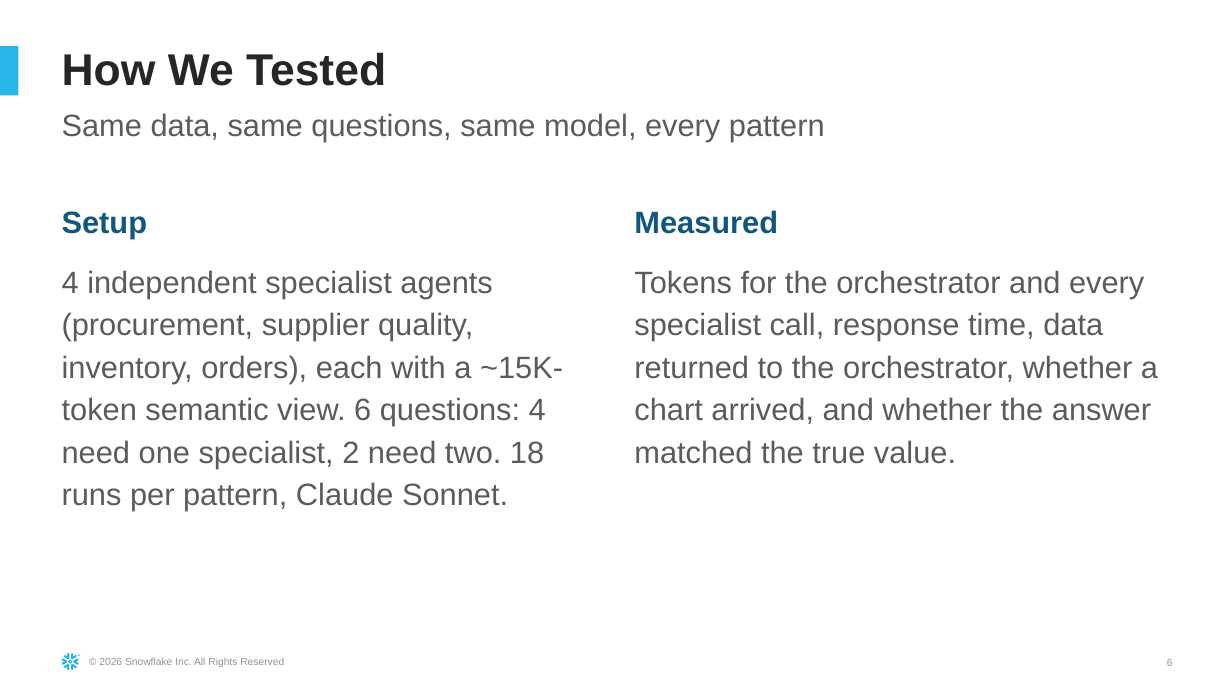
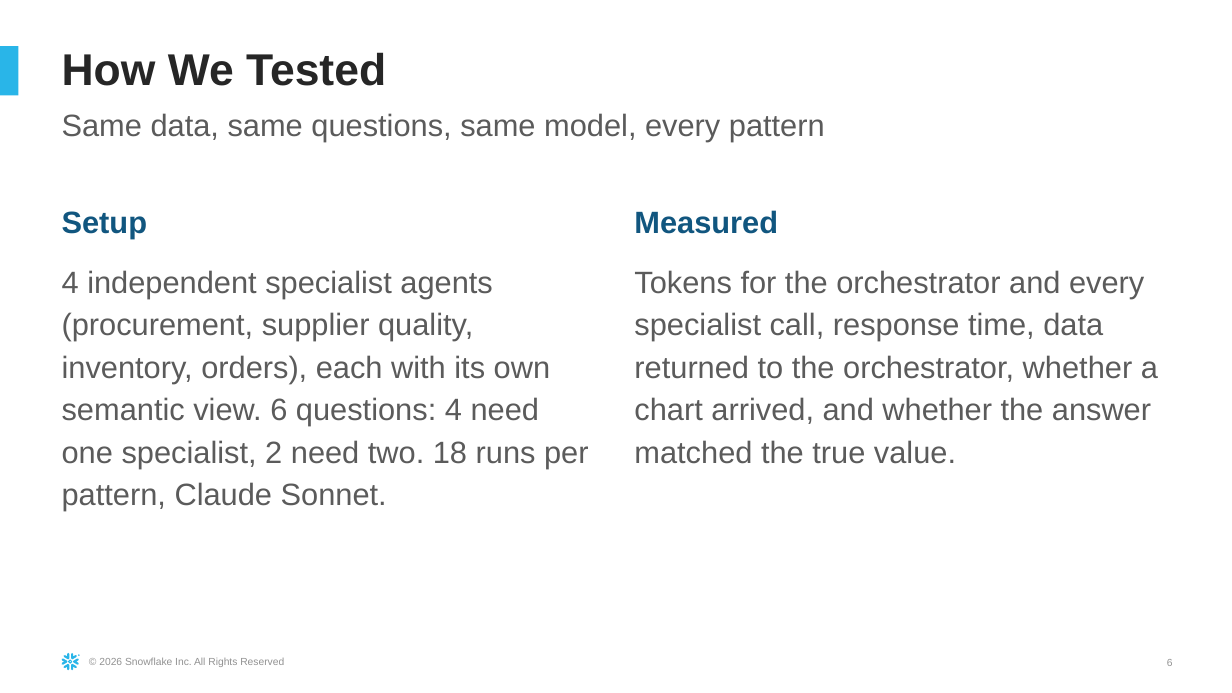
Before and after one commit to sfc-gh-hmassa/cortex-multi-agent-mcp, a slide deck: slide 6 of docs/Multi-Agent_on_Cortex_Agents.pptx. Drawn at 1232x693 pixels with LibreOffice and Linux fonts; fonts in the diff are those of the drawing. Boxes give left, top, right and bottom in pixels: in the first picture for what was removed or moved away, otherwise in the second. Text is boxed around its words. In the diff, an @@ line names an element or a change of style, - is before the commit and + after.

Commit message:
Hand-written SQL steps, specialists discovered from the MCP server, tables+text filter, final benchmark

```diff
--- a/docs/Multi-Agent_on_Cortex_Agents.pptx
+++ b/docs/Multi-Agent_on_Cortex_Agents.pptx
@@ text at [62,270,589,511]: text changed @@
-4 independent specialist agents (procurement, supplier quality, inventory, orders), each with a ~15K-token semantic view. 6 questions: 4 need one specialist, 2 need two. 18 runs per pattern, Claude Sonnet.
+4 independent specialist agents (procurement, supplier quality, inventory, orders), each with its own semantic view. 6 questions: 4 need one specialist, 2 need two. 18 runs per pattern, Claude Sonnet.
```
Also in this commit, not shown: 7 other slides changed, 18 other files.
